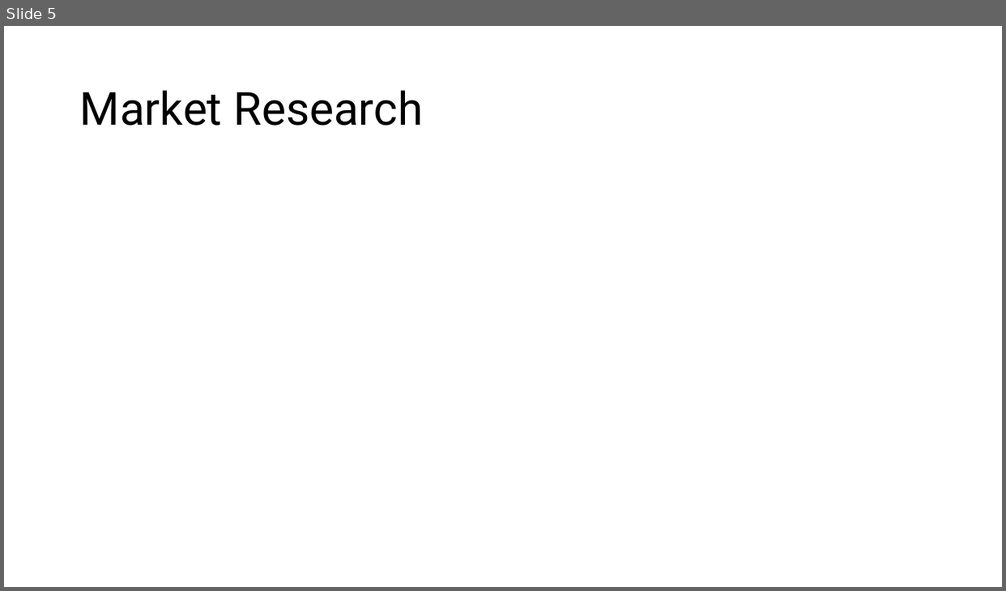
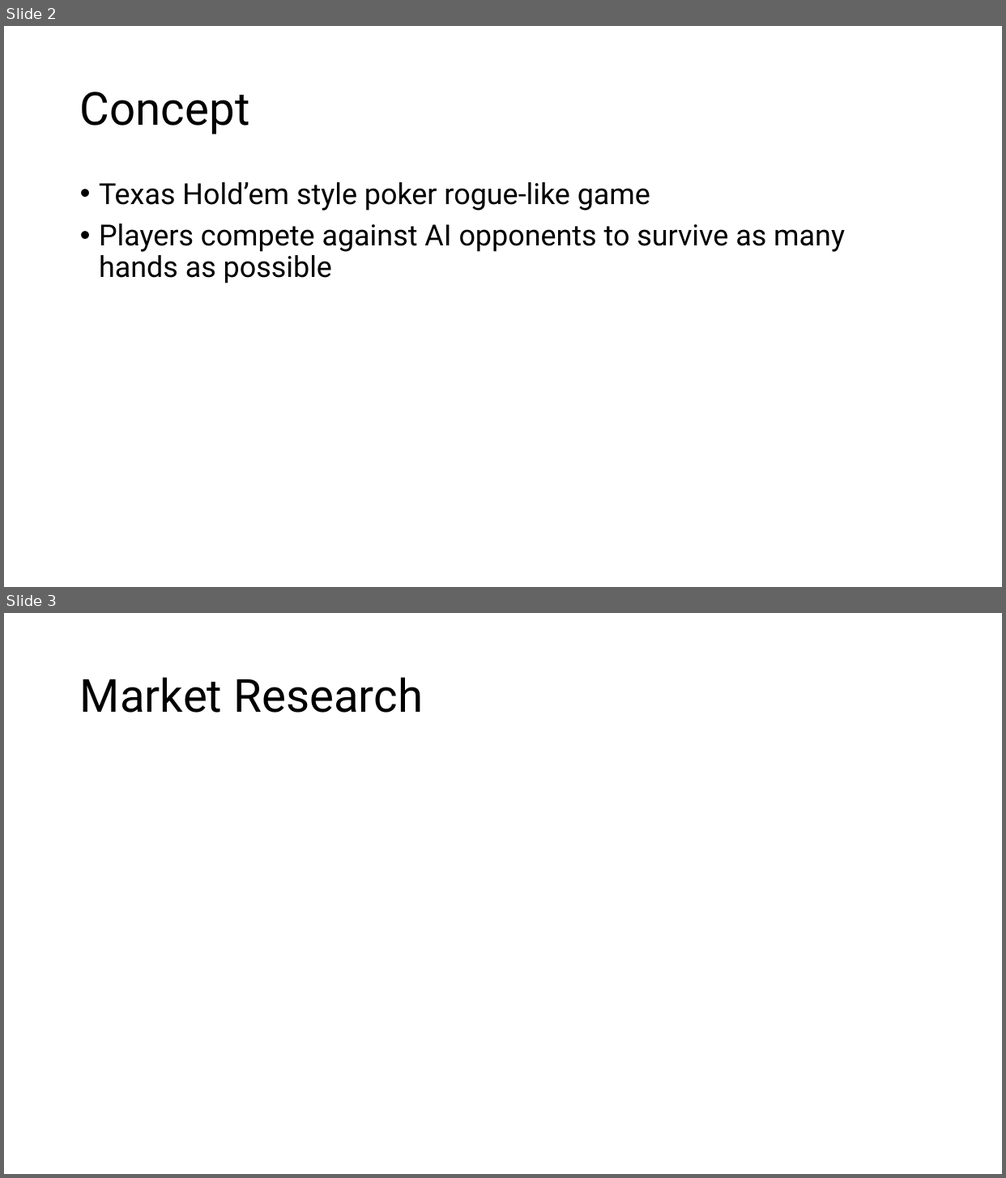
Before and after one commit to IsabelHampton/bluffs-and-bribes, a slide deck: Docs/Bluffs & Bribes Pitch.pptx. Shown one above the other, each under a label of ours: slide 5 before the commit, slides 2 and 3 after it. The pictures are 1006x591 and 1006x1178 pixels, drawn with LibreOffice and Linux fonts; fonts in the diff are those of the drawing. Boxes give left, top, right and bottom in pixels: in the first picture for what was removed or moved away, otherwise in the second. Text is boxed around its words. In the diff, an @@ line names an element or a change of style, - is before the commit and + after.

```diff
--- a/Docs/Bluffs & Bribes Pitch.pptx
+++ b/Docs/Bluffs & Bribes Pitch.pptx
@@ slide 2 added at [4, 26, 1002, 587], background #FFFFFF @@
@@ title added at [80, 92, 250, 135], 44 pt, text #000000 @@
+Concept
@@ text added at [99, 182, 845, 284], 28 pt, text #000000 @@
+• Texas Hold’em style poker rogue-like game
+• Players compete against AI opponents to survive as many hands as possible
@@ what was slide 5 is now slide 3 @@
```
Also in this commit, not shown: 3 slides changed, 3 other slides added, 1 slide removed, 11 other files.
